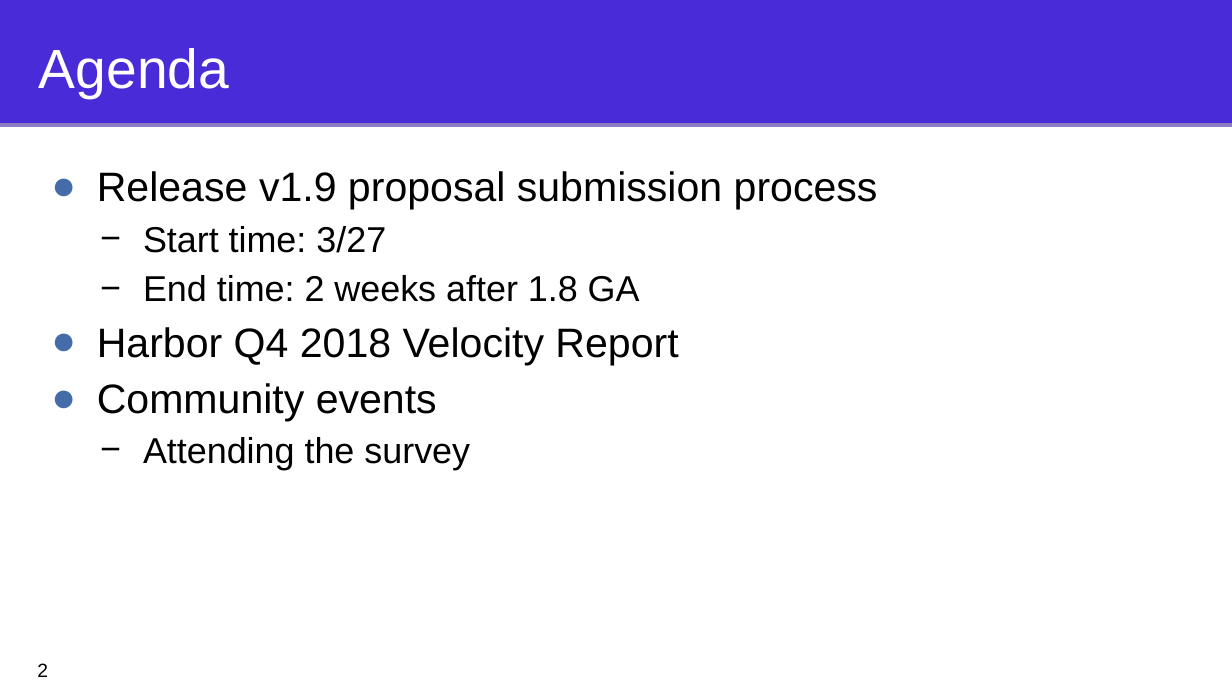
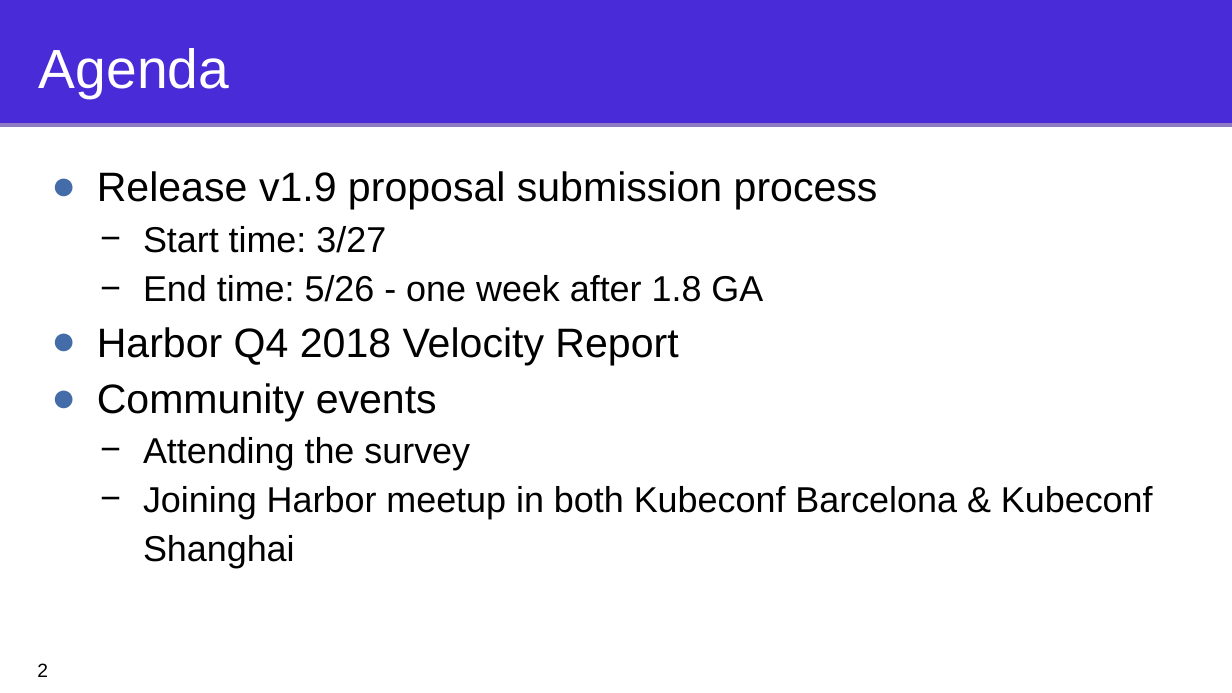
Before and after one commit to goharbor/community, a slide deck: slide 2 of conf-calls/2019-03-27/community_call_2019-03-27.pptx. Drawn at 1232x693 pixels with LibreOffice and Linux fonts; fonts in the diff are those of the drawing. Boxes give left, top, right and bottom in pixels: in the first picture for what was removed or moved away, otherwise in the second. Text is boxed around its words. In the diff, an @@ line names an element or a change of style, - is before the commit and + after.

```diff
--- a/conf-calls/2019-03-27/community_call_2019-03-27.pptx
+++ b/conf-calls/2019-03-27/community_call_2019-03-27.pptx
@@ text at box(143, 275, 763, 302): text changed @@
-  − End time: 2 weeks after 1.8 GA
+  − End time: 5/26 - one week after 1.8 GA
@@ text at box(143, 486, 1153, 568): paragraph added @@
+  − Joining Harbor meetup in both Kubeconf Barcelona & Kubeconf Shanghai
```
